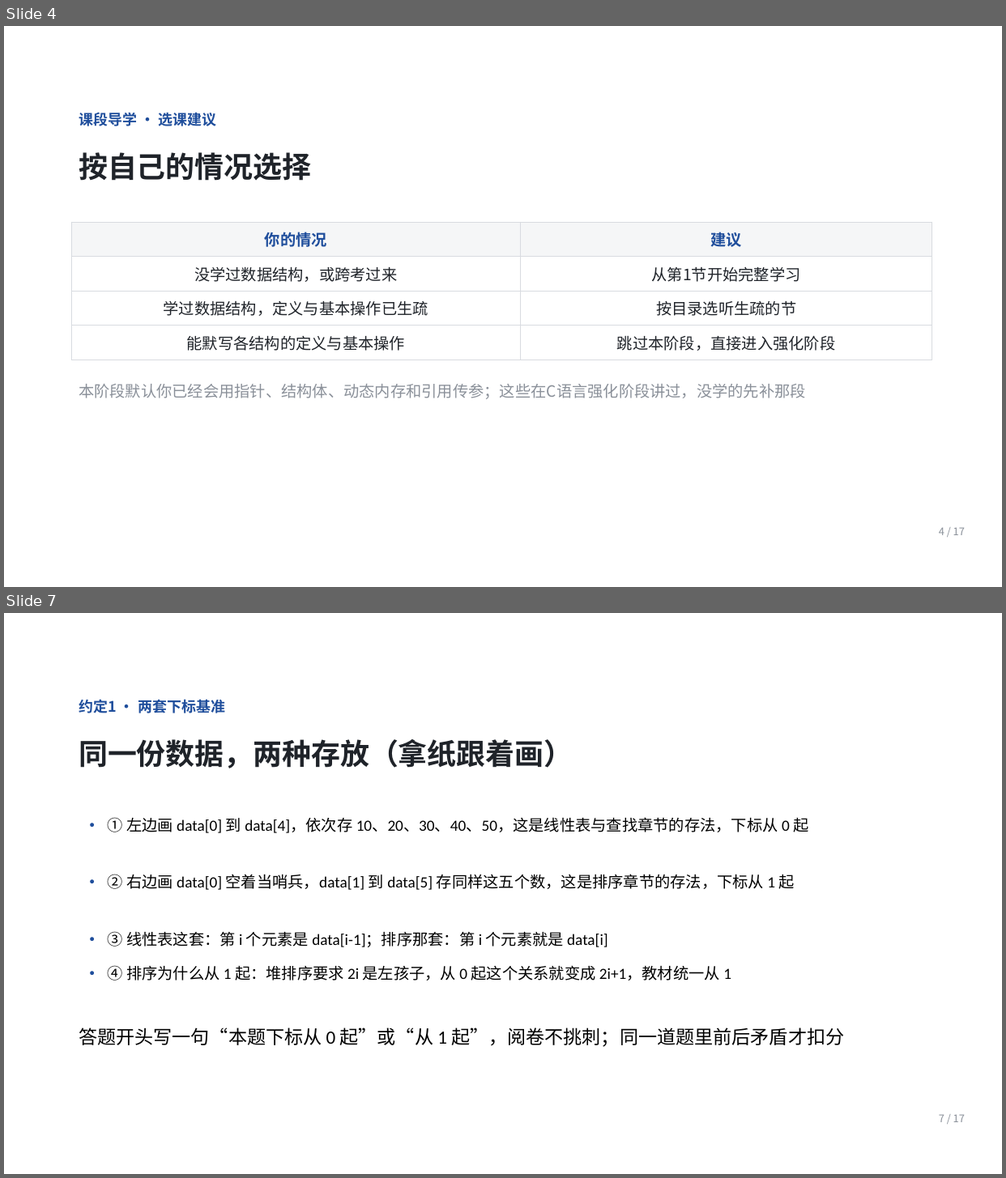
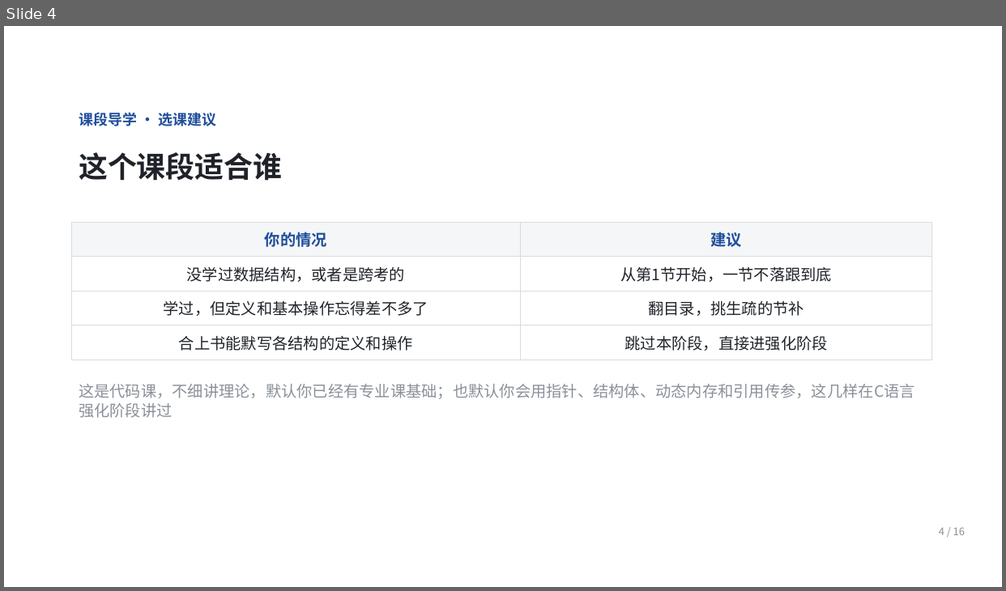
Before and after one commit to Ctrl1CandV/SpecialtyCourses, a slide deck: 课件/C2/C2-A-01/C2-A-01.pptx. Shown one above the other, each under a label of ours: slides 4 and 7 before the commit, slide 4 after it; the slides between them are not shown. The pictures are 1006x1178 and 1006x591 pixels, drawn with LibreOffice and Linux fonts; fonts in the diff are those of the drawing; background and template pictures are left out. Boxes give left, top, right and bottom in pixels: in the first picture for what was removed or moved away, otherwise in the second. Text is boxed around its words. In the diff, an @@ line names an element or a change of style, - is before the commit and + after.

```diff
--- a/课件/C2/C2-A-01/C2-A-01.pptx
+++ b/课件/C2/C2-A-01/C2-A-01.pptx
@@ slide 7 removed at (x1=4, y1=613, x2=1002, y2=1174), background picture (left out) @@
@@ text removed at (x1=79, y1=699, x2=225, y2=713) @@
-约定1 · 两套下标基准
@@ text removed at (x1=79, y1=739, x2=573, y2=769) @@
-同一份数据，两种存放（拿纸跟着画）
@@ text removed at (x1=108, y1=817, x2=808, y2=833) @@
-• ① 左边画 data[0] 到 data[4]，依次存 10、20、30、40、50，这是线性表与查找章节的存法，下标从 0 起
@@ text removed at (x1=108, y1=874, x2=794, y2=890) @@
-• ② 右边画 data[0] 空着当哨兵，data[1] 到 data[5] 存同样这五个数，这是排序章节的存法，下标从 1 起
@@ text removed at (x1=108, y1=931, x2=608, y2=948) @@
-• ③ 线性表这套：第 i 个元素是 data[i-1]；排序那套：第 i 个元素就是 data[i]
@@ text removed at (x1=108, y1=965, x2=731, y2=981) @@
-• ④ 排序为什么从 1 起：堆排序要求 2i 是左孩子，从 0 起这个关系就变成 2i+1，教材统一从 1
@@ text removed at (x1=79, y1=1028, x2=844, y2=1047) @@
-答题开头写一句“本题下标从 0 起”或“从 1 起”，阅卷不挑刺；同一道题里前后矛盾才扣分
@@ text removed at (x1=939, y1=1114, x2=965, y2=1122) @@
-7 / 17
@@ slide 4 changed as well @@
@@ text at (x1=79, y1=152, x2=282, y2=181): text changed @@
-按自己的情况选择
+这个课段适合谁
@@ table at (x1=71, y1=222, x2=932, y2=354) @@
-row 2, column 1: 没学过数据结构，或跨考过来
+row 2, column 1: 没学过数据结构，或者是跨考的
-row 2, column 2: 从第1节开始完整学习
+row 2, column 2: 从第1节开始，一节不落跟到底
-row 3, column 1: 学过数据结构，定义与基本操作已生疏
+row 3, column 1: 学过，但定义和基本操作忘得差不多了
-row 3, column 2: 按目录选听生疏的节
+row 3, column 2: 翻目录，挑生疏的节补
-row 4, column 1: 能默写各结构的定义与基本操作
+row 4, column 1: 合上书能默写各结构的定义和操作
-row 4, column 2: 跳过本阶段，直接进入强化阶段
+row 4, column 2: 跳过本阶段，直接进强化阶段
@@ text at (x1=79, y1=384, x2=915, y2=399): text changed @@
-本阶段默认你已经会用指针、结构体、动态内存和引用传参；这些在C语言强化阶段讲过，没学的先补那段
+这是代码课，不细讲理论，默认你已经有专业课基础；也默认你会用指针、结构体、动态内存和引用传参，这几样在C语言强化阶段讲过
@@ text at (x1=939, y1=527, x2=965, y2=535): text changed @@
-4 / 17
+4 / 16
```
Also in this commit, not shown: 9 other slides changed, 6 slides added, 6 other slides removed, 5 other files.
